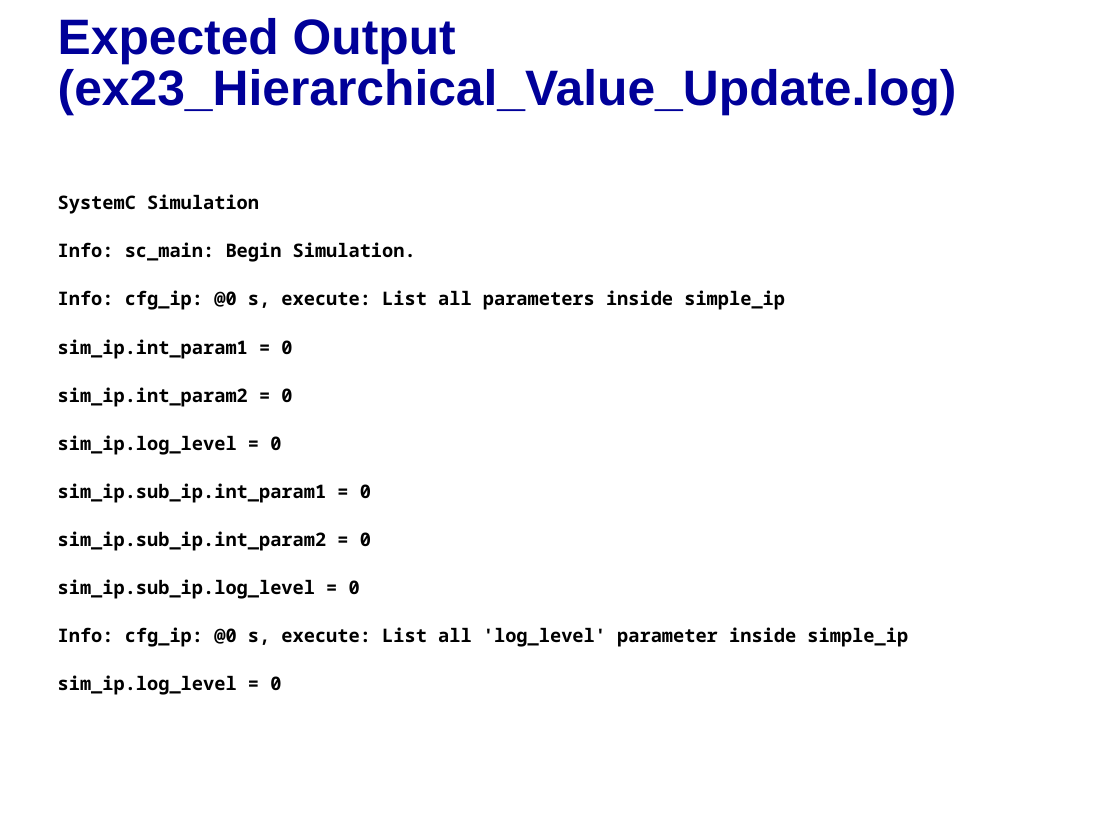
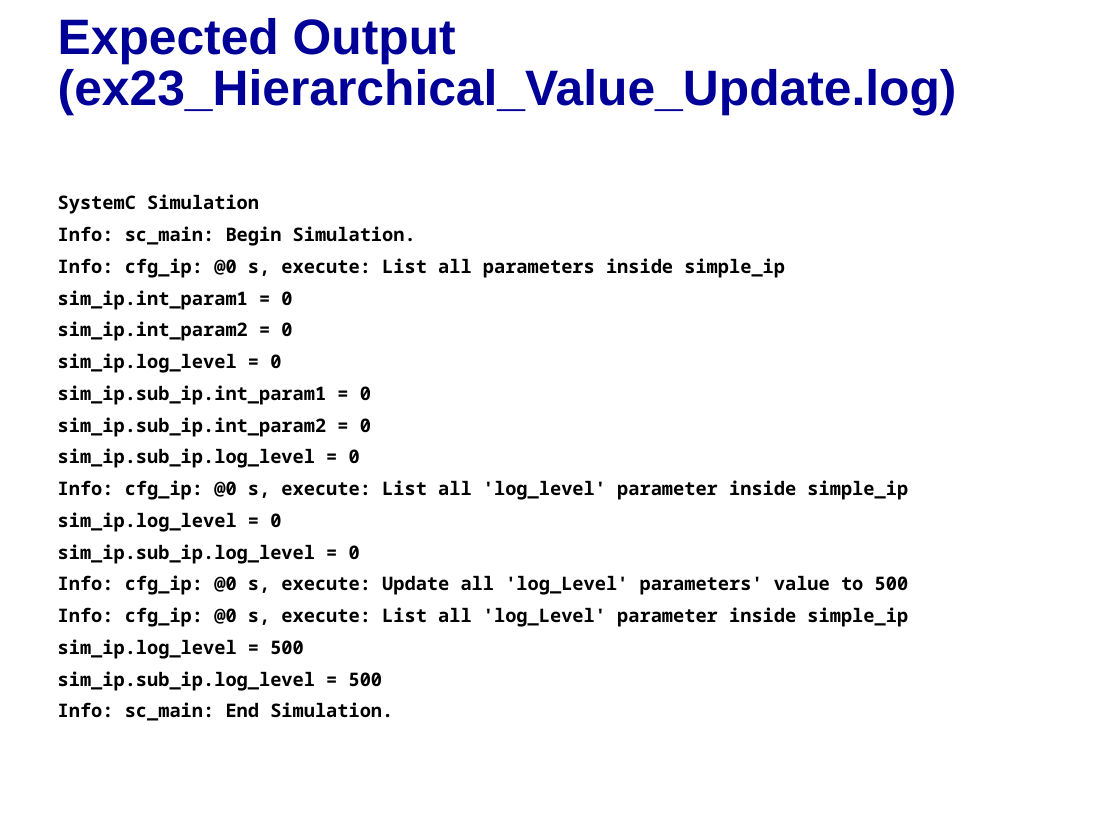
Before and after one commit to accellera-official/cci, a slide deck: slide 7 of examples/ex23_Hierarchical_Value_Update/docs/ex23_Hierarchical_Value_Update.ppt. Drawn at 1120x840 pixels with LibreOffice and Linux fonts; fonts in the diff are those of the drawing; background and template pictures are left out. Boxes give left, top, right and bottom in pixels: in the first picture for what was removed or moved away, otherwise in the second. Text is boxed around its words. In the diff, an @@ line names an element or a change of style, - is before the commit and + after.

```diff
--- a/examples/ex23_Hierarchical_Value_Update/docs/ex23_Hierarchical_Value_Update.ppt
+++ b/examples/ex23_Hierarchical_Value_Update/docs/ex23_Hierarchical_Value_Update.ppt
@@ text at box(58, 194, 908, 532): less space between paragraphs @@
@@ text at box(58, 544, 909, 721): paragraphs added @@
+sim_ip.sub_ip.log_level = 0
+Info: cfg_ip: @0 s, execute: Update all 'log_Level' parameters' value to 500
+Info: cfg_ip: @0 s, execute: List all 'log_Level' parameter inside simple_ip
+sim_ip.log_level = 500
+sim_ip.sub_ip.log_level = 500
+Info: sc_main: End Simulation.
```
Also in this commit, not shown: 2 other slides changed, 1 slide removed, 8 other files.
